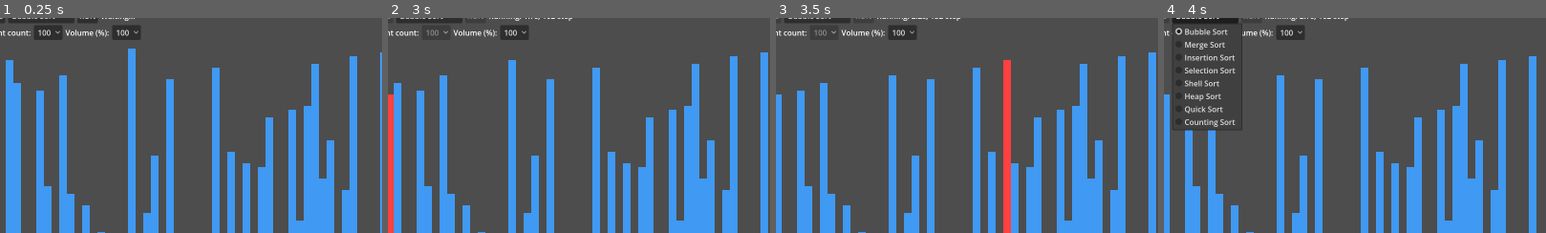
Above: before the commit, frames 1-4 (left to right).
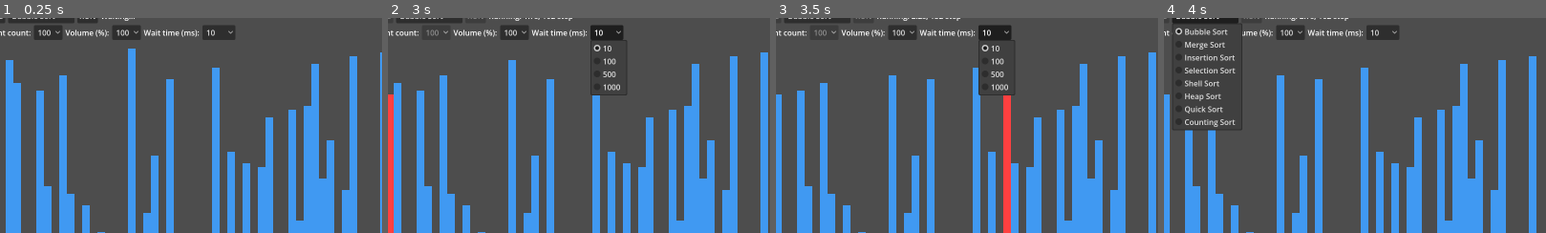
Above: after the commit, the same moments.

Repository: jiro4989/sort_visualizer
Game: Godot game, scene res://src/main.tscn
The game is run twice, just before and just after one commit, with the same random seed, the same clock (stepped at 60 frames per second) and the same inputs.
Inputs (mouse positions are % of the whole screen's width and height, from its top left):
- Up to frame 1 (0.25 s): no input
- Up to frame 2 (3 s): click "Bubble Sort" at 0.5 s; click "RUN" at 1.25 s; click "100" at 2 s; click (32, 6) at 2.75 s, where only the run after the commit has a clickable "10"
- Up to frame 3 (3.5 s): no input
- Up to frame 4 (4 s): click "Bubble Sort" at 3.5 s
The pictures show only the part of the screen within x 4-54%, y 3-53%; the shares and areas given below are measured in that part.

The runs differ from the first frame. In frame 1, 0.8% of the frame differs, in the area x 37-62%, y 3-11%; in frame 2, 1.5%; in frame 3, 1.6%, in the area x 37-63%, y 3-36%; in frame 4, 0.8%.

Commit message:
feat: 待機時間を UI 上で変更可能にした

Diff:
--- a/src/main.gd
+++ b/src/main.gd
@@ -8,6 +8,7 @@
 
 @onready var select_element_count_option: OptionButton = $MarginContainer/VBoxContainer/HBoxContainer2/SelectElementCountOption
 @onready var select_volume_option: OptionButton = $MarginContainer/VBoxContainer/HBoxContainer2/SelectVolumeOption
+@onready var select_wait_time_option: OptionButton = $MarginContainer/VBoxContainer/HBoxContainer2/SelectWaitTimeOption
 
 @onready var audio_stream_player: AudioStreamPlayer = $AudioStreamPlayer
 
@@ -17,7 +18,6 @@
 const VISUALIZATION_AREA_HEIGHT: int = 900 - BUTTON_HEIGHT * 2 - MARGIN_SIZE * 4
 const BAR_DEFAULT_COLOR: Color = Color(0.25, 0.6, 0.95, 1.0)
 const BAR_SELECTED_COLOR: Color = Color(1.0, 0.25, 0.25, 1.0)
-const SLEEP_TIME: float = 0.01
 const SOUND_SAMPLE_RATE: float = 44100.0
 const SOUND_BUFFER_LENGTH: float = 0.2
 const SOUND_DURATION_SEC: float = 0.03
@@ -88,6 +88,15 @@
 	var element_count_text: String = select_element_count_option.text
 	return int(element_count_text)
 
+func get_selected_wait_time_seconds() -> float:
+	# UI 上の待機時間がミリ秒だが、GDScript の待機時間は秒単位なのでミリ秒を秒に変換する。
+	var wait_time_text: String = select_wait_time_option.text
+	return float(wait_time_text) / 1000.0
+
+## 待機時間を設定した秒数分待機する。
+func wait() -> void:
+	await get_tree().create_timer(get_selected_wait_time_seconds()).timeout
+
 func setup_sound_stream() -> void:
 	sound_stream = AudioStreamGenerator.new()
 	sound_stream.mix_rate = SOUND_SAMPLE_RATE
@@ -132,7 +141,7 @@
 func highlight_all_panels() -> void:
 	for i in range(sort_values.size()):
 		highlight_panel(i)
-		await get_tree().create_timer(SLEEP_TIME).timeout
+		await wait()
 	highlight_off()
 
 ## ステータステキストを作成する。
@@ -206,7 +215,7 @@
 				sort_values[j + 1].set_value(temp)
 
 			status_label.text = create_status_text(MESSAGE_RUNNING, start_time, step_count)
-			await get_tree().create_timer(SLEEP_TIME).timeout
+			await wait()
 
 	highlight_off()
 	status_label.text = create_status_text(MESSAGE_DONE, start_time, step_count)
@@ -275,7 +284,7 @@
 	loop_count_box[0] += 1
 	highlight_panel(index)
 	status_label.text = create_status_text(MESSAGE_RUNNING, start_time, loop_count_box[0])
-	await get_tree().create_timer(SLEEP_TIME).timeout
+	await wait()
 
 ## 挿入ソートを実行する。
 func insertion_sort() -> void:
@@ -292,14 +301,14 @@
 			highlight_panel(j)
 			sort_values[j + 1].set_value(sort_values[j].get_value())
 			status_label.text = create_status_text(MESSAGE_RUNNING, start_time, step_count)
-			await get_tree().create_timer(SLEEP_TIME).timeout
+			await wait()
 			j -= 1
 
 		sort_values[j + 1].set_value(key)
 		step_count += 1
 		highlight_panel(j + 1)
 		status_label.text = create_status_text(MESSAGE_RUNNING, start_time, step_count)
-		await get_tree().create_timer(SLEEP_TIME).timeout
+		await wait()
 
 	highlight_off()
 	status_label.text = create_status_text(MESSAGE_DONE, start_time, step_count)
@@ -317,7 +326,7 @@
 			if sort_values[j].get_value() < sort_values[min_index].get_value():
 				min_index = j
 			status_label.text = create_status_text(MESSAGE_RUNNING, start_time, step_count)
-			await get_tree().create_timer(SLEEP_TIME).timeout
+			await wait()
 
 		if min_index != i:
 			var temp: int = sort_values[i].get_value()
@@ -327,7 +336,7 @@
 		step_count += 1
 		highlight_panel(i)
 		status_label.text = create_status_text(MESSAGE_RUNNING, start_time, step_count)
-		await get_tree().create_timer(SLEEP_TIME).timeout
+		await wait()
 
 	highlight_off()
 	status_label.text = create_status_text(MESSAGE_DONE, start_time, step_count)
@@ -348,14 +357,14 @@
 				highlight_panel(j)
 				sort_values[j].set_value(sort_values[j - gap].get_value())
 				status_label.text = create_status_text(MESSAGE_RUNNING, start_time, step_count)
-				await get_tree().create_timer(SLEEP_TIME).timeout
+				await wait()
 				j -= gap
 
 			sort_values[j].set_value(temp)
 			step_count += 1
 			highlight_panel(j)
 			status_label.text = create_status_text(MESSAGE_RUNNING, start_time, step_count)
-			await get_tree().create_timer(SLEEP_TIME).timeout
+			await wait()
 
 		gap = floori(float(gap) / 2.0)
 
@@ -379,7 +388,7 @@
 		loop_count_box[0] += 1
 		highlight_panel(end_index)
 		status_label.text = create_status_text(MESSAGE_RUNNING, start_time, loop_count_box[0])
-		await get_tree().create_timer(SLEEP_TIME).timeout
+		await wait()
 
 		await _heapify(end_index, 0, start_time, loop_count_box)
 
@@ -395,7 +404,7 @@
 		loop_count_box[0] += 1
 		highlight_panel(left)
 		status_label.text = create_status_text(MESSAGE_RUNNING, start_time, loop_count_box[0])
-		await get_tree().create_timer(SLEEP_TIME).timeout
+		await wait()
 		if sort_values[left].get_value() > sort_values[largest].get_value():
 			largest = left
 
@@ -403,7 +412,7 @@
 		loop_count_box[0] += 1
 		highlight_panel(right)
 		status_label.text = create_status_text(MESSAGE_RUNNING, start_time, loop_count_box[0])
-		await get_tree().create_timer(SLEEP_TIME).timeout
+		await wait()
 		if sort_values[right].get_value() > sort_values[largest].get_value():
 			largest = right
 
@@ -415,7 +424,7 @@
 		loop_count_box[0] += 1
 		highlight_panel(largest)
 		status_label.text = create_status_text(MESSAGE_RUNNING, start_time, loop_count_box[0])
-		await get_tree().create_timer(SLEEP_TIME).timeout
+		await wait()
 
 		await _heapify(heap_size, largest, start_time, loop_count_box)
 
@@ -446,7 +455,7 @@
 		loop_count_box[0] += 1
 		highlight_panel(scan_index)
 		status_label.text = create_status_text(MESSAGE_RUNNING, start_time, loop_count_box[0])
-		await get_tree().create_timer(SLEEP_TIME).timeout
+		await wait()
 
 		if sort_values[scan_index].get_value() <= pivot_value:
 			if store_index != scan_index:
@@ -458,7 +467,7 @@
 	loop_count_box[0] += 1
 	highlight_panel(store_index)
 	status_label.text = create_status_text(MESSAGE_RUNNING, start_time, loop_count_box[0])
-	await get_tree().create_timer(SLEEP_TIME).timeout
+	await wait()
 
 	if store_index != high:
 		var temp: int = sort_values[store_index].get_value()
@@ -484,7 +493,7 @@
 		temp_values[i] = value
 		highlight_panel(i)
 		status_label.text = create_status_text(MESSAGE_RUNNING, start_time, step_count)
-		await get_tree().create_timer(SLEEP_TIME).timeout
+		await wait()
 
 	# コピーした値を sort_value のインデックスに指定して代入する
 	for i in range(temp_values.size()):
@@ -493,7 +502,7 @@
 		sort_values[value - 1].set_value(value)
 		highlight_panel(value - 1)
 		status_label.text = create_status_text(MESSAGE_RUNNING, start_time, step_count)
-		await get_tree().create_timer(SLEEP_TIME).timeout
+		await wait()
 
 	highlight_off()
 	status_label.text = create_status_text(MESSAGE_DONE, start_time, step_count)
--- a/src/main.tscn
+++ b/src/main.tscn
@@ -80,6 +80,23 @@
 popup/item_4/text = "0"
 popup/item_4/id = 4
 
+[node name="WaitTimeLabel" type="Label" parent="MarginContainer/VBoxContainer/HBoxContainer2" unique_id=1091736946]
+layout_mode = 2
+text = "Wait time (ms):"
+
+[node name="SelectWaitTimeOption" type="OptionButton" parent="MarginContainer/VBoxContainer/HBoxContainer2" unique_id=1674385790]
+layout_mode = 2
+selected = 0
+item_count = 4
+popup/item_0/text = "10"
+popup/item_0/id = 0
+popup/item_1/text = "100"
+popup/item_1/id = 1
+popup/item_2/text = "500"
+popup/item_2/id = 2
+popup/item_3/text = "1000"
+popup/item_3/id = 3
+
 [node name="SortVisualizationArea" type="HBoxContainer" parent="MarginContainer/VBoxContainer" unique_id=263280689]
 layout_mode = 2
 theme_override_constants/separation = 0
